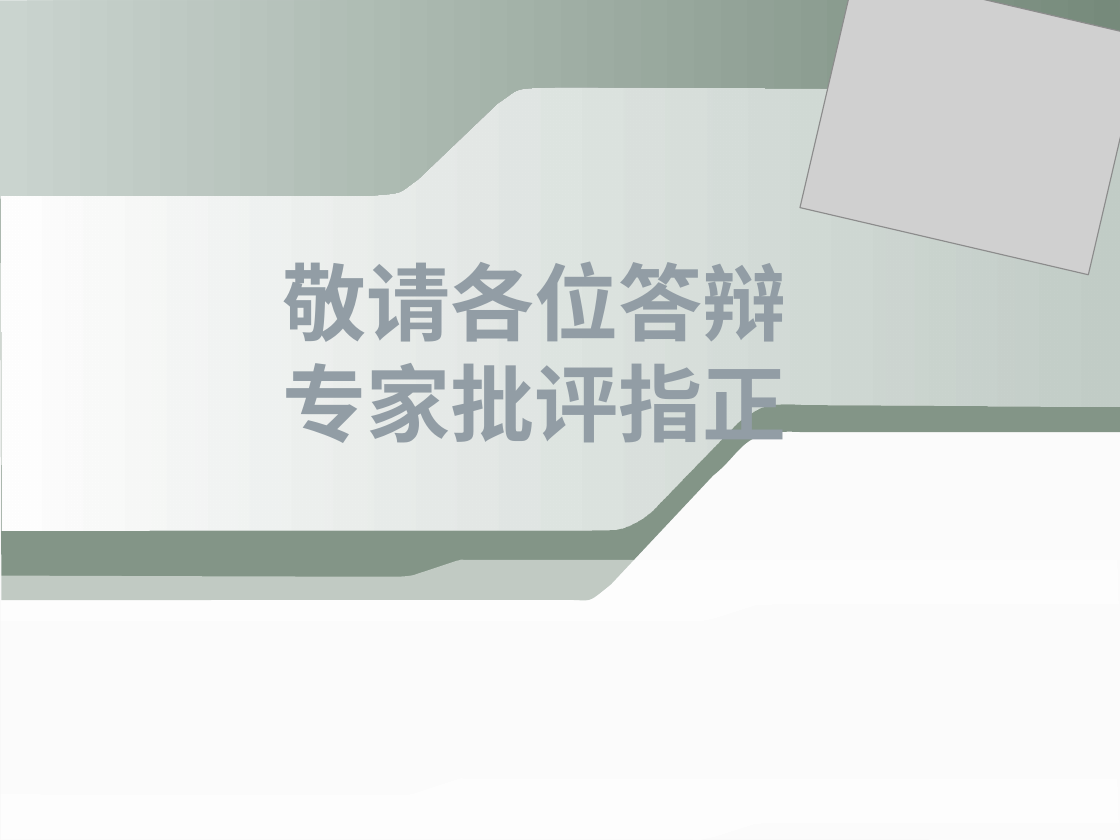
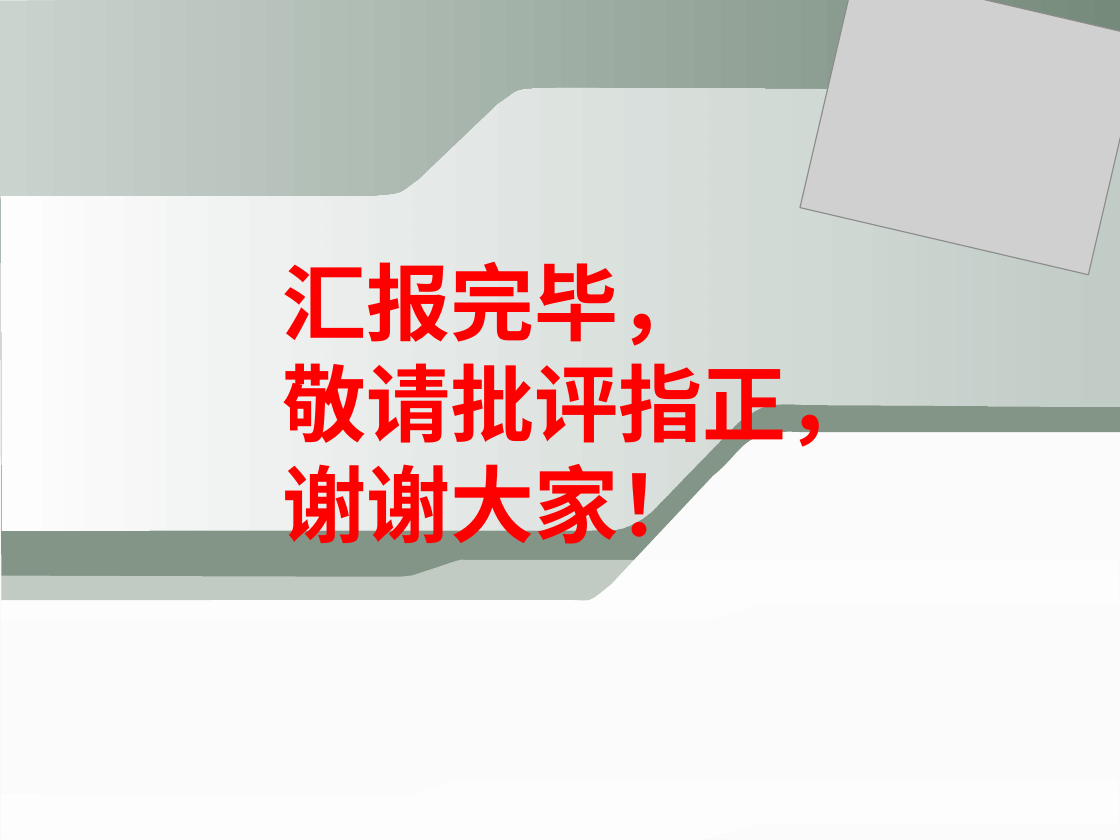
Before and after one commit to ilvcr/GraduationProject, a slide deck: slide 57 of ppt/yoghourtppt.pptx (slide 45 before the commit). Drawn at 1120x840 pixels with LibreOffice and Linux fonts; fonts in the diff are those of the drawing; grey boxes stand for pictures. Boxes give left, top, right and bottom in pixels: in the first picture for what was removed or moved away, otherwise in the second. Text is boxed around its words. In the diff, an @@ line names an element or a change of style, - is before the commit and + after.

```diff
--- a/ppt/yoghourtppt.pptx
+++ b/ppt/yoghourtppt.pptx
@@ text at [282, 262, 870, 557]: text changed; text colour gradient #425462 to #B5B8BB to #FF0000 @@
-敬请各位答辩专家批评指正
+汇报完毕，
+敬请批评指正，
+谢谢大家！
```
Also in this commit, not shown: 16 other slides changed, 30 slides added, 18 slides removed, 1 other file.
